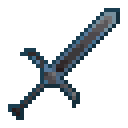
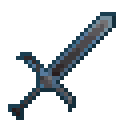
Layers edited between the first and the second w=128, h=128 image:
painted on "inside2" over (24, 12, 116, 104)
showed "blade", moved it above "handle", painted on it over (48, 8, 120, 80)
showed "handle", moved it above "hilt", painted on it over (32, 72, 56, 96)
renamed "shell2" to "hilt", moved it above "inside1", painted on it over (16, 8, 120, 112)
